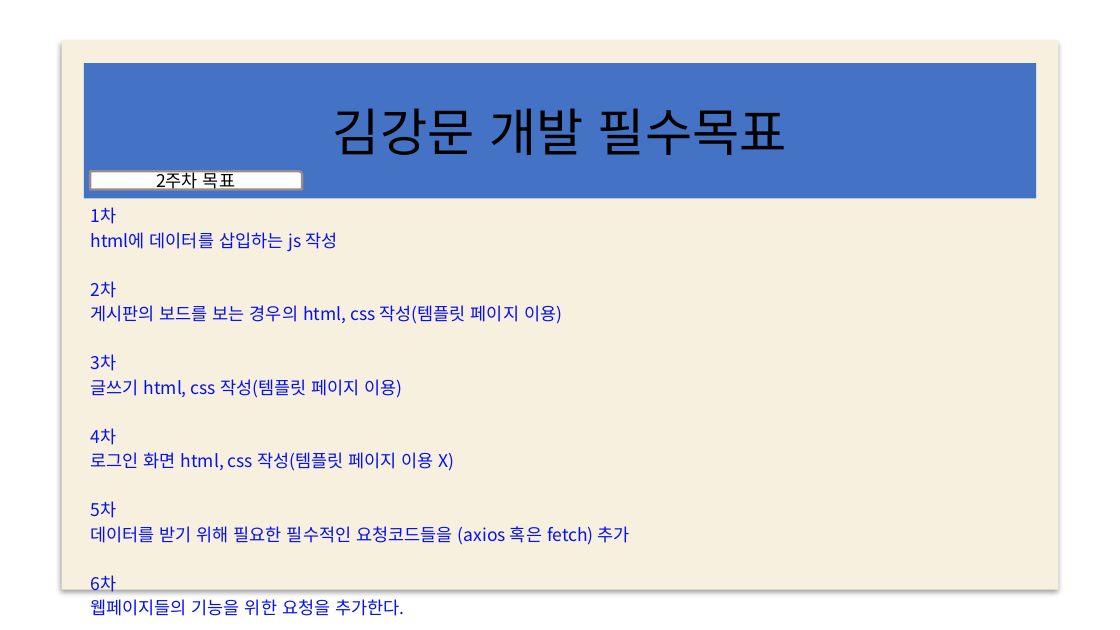
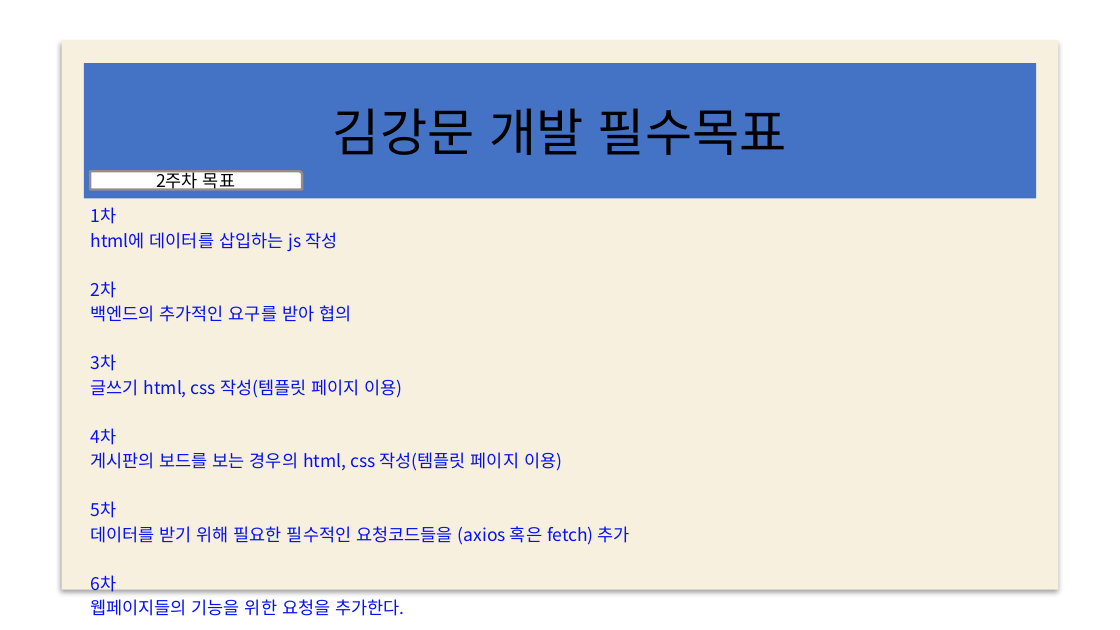
Before and after one commit to web5-kimgangmoon/teamproject_cloneCoding-Kim-Lee-Son-, a slide deck: slide 15 of 스케줄표.pptx. Drawn at 1120x630 pixels with LibreOffice and Linux fonts; fonts in the diff are those of the drawing; background and template pictures are left out. Boxes give left, top, right and bottom in pixels: in the first picture for what was removed or moved away, otherwise in the second. Text is boxed around its words. In the diff, an @@ line names an element or a change of style, - is before the commit and + after.

```diff
--- a/스케줄표.pptx
+++ b/스케줄표.pptx
@@ subtitle at (x1=90, y1=305, x2=351, y2=322): text changed @@
-게시판의 보드를 보는 경우의 html, css 작성(템플릿 페이지 이용)
+  백엔드의 추가적인 요구를 받아 협의
@@ subtitle at (x1=90, y1=452, x2=562, y2=471): text changed @@
-로그인 화면 html, css 작성(템플릿 페이지 이용 X)
+게시판의 보드를 보는 경우의 html, css 작성(템플릿 페이지 이용)
```
Also in this commit, not shown: 8 other slides changed, 2 other files.
